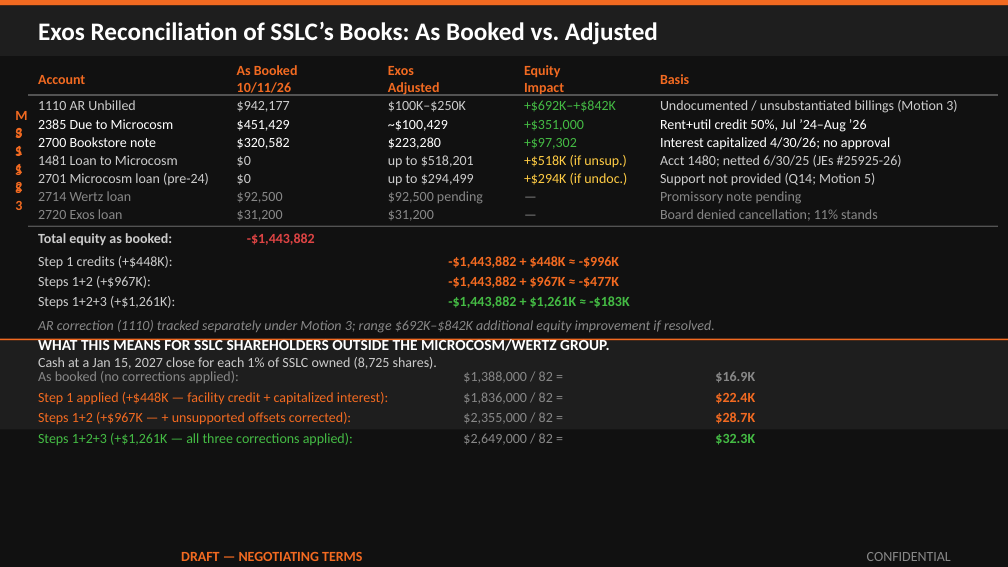
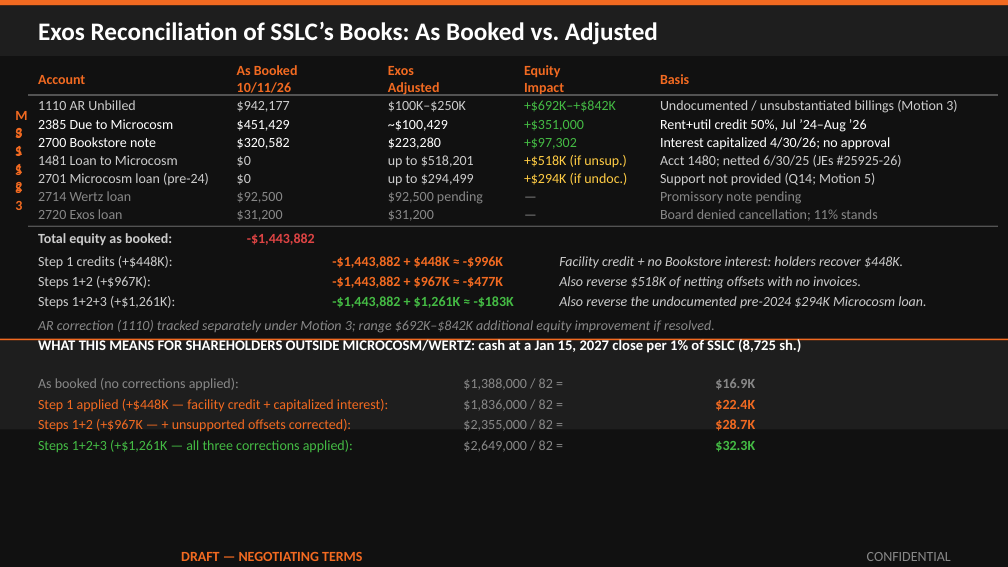
Before and after one commit to ExosAerospace/workspace, a slide deck: slide 5 of drafts/Exos_SSLC_Board_Offer_Overview_2026-10-12_r5.pptx. Drawn at 1008x567 pixels with LibreOffice and Linux fonts; fonts in the diff are those of the drawing. Boxes give left, top, right and bottom in pixels: in the first picture for what was removed or moved away, otherwise in the second. Text is boxed around its words. In the diff, an @@ line names an element or a change of style, - is before the commit and + after.

```diff
--- a/drafts/Exos_SSLC_Board_Offer_Overview_2026-10-12_r5.pptx
+++ b/drafts/Exos_SSLC_Board_Offer_Overview_2026-10-12_r5.pptx
@@ text "-$1,443,882 + $448K ≈ -$996K": place and size @@
-text "-$1,443,882 + $448K ≈ -$996K" at [448,256,619,268]
+text "-$1,443,882 + $448K ≈ -$996K" at [332,256,503,268]
@@ text added at [559,256,903,268], 10 pt, text #CCCCCC, italic @@
+Facility credit + no Bookstore interest: holders recover $448K.
@@ text "-$1,443,882 + $967K ≈ -$477K": place and size @@
-text "-$1,443,882 + $967K ≈ -$477K" at [448,276,619,288]
+text "-$1,443,882 + $967K ≈ -$477K" at [332,276,503,288]
@@ text "-$1,443,882 + $1,261K ≈ -$183K": place and size @@
-text "-$1,443,882 + $1,261K ≈ -$183K" at [448,296,629,308]
+text "-$1,443,882 + $1,261K ≈ -$183K" at [332,296,514,308]
@@ text added at [559,276,861,289], 10 pt, text #CCCCCC, italic @@
+Also reverse $518K of netting offsets with no invoices.
@@ text added at [559,296,926,308], 10 pt, text #CCCCCC, italic @@
+Also reverse the undocumented pre-2024 $294K Microcosm loan.
@@ text at [38,338,801,355]: text changed; size 11 to 10.5 pt @@
-WHAT THIS MEANS FOR SSLC SHAREHOLDERS OUTSIDE THE MICROCOSM/WERTZ GROUP.
-Cash at a Jan 15, 2027 close for each 1% of SSLC owned (8,725 shares).
+WHAT THIS MEANS FOR SHAREHOLDERS OUTSIDE MICROCOSM/WERTZ: cash at a Jan 15, 2027 close per 1% of SSLC (8,725 sh.)
@@ 9 texts: place and size @@
-9 texts at [38,371,755,425]
+9 texts at [38,378,755,432]
@@ 3 texts: place and size @@
-3 texts at [38,433,755,445]
+3 texts at [38,440,755,452]
```
Also in this commit, not shown: 6 other slides changed, 2 other files.
